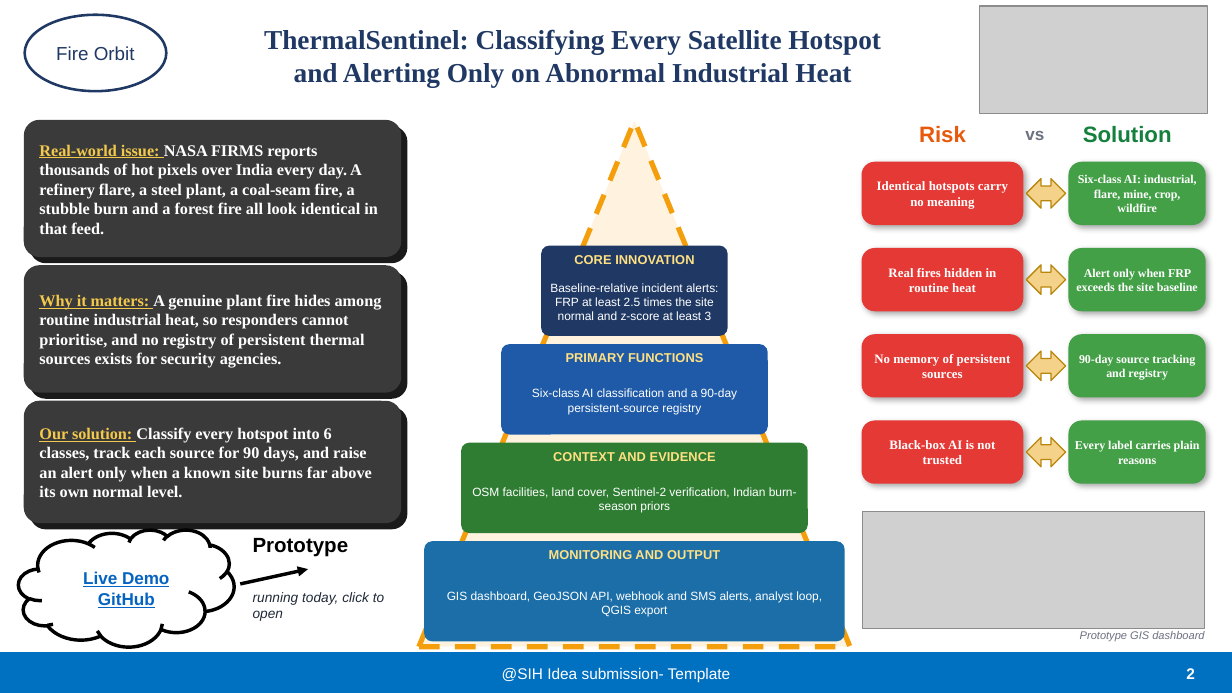
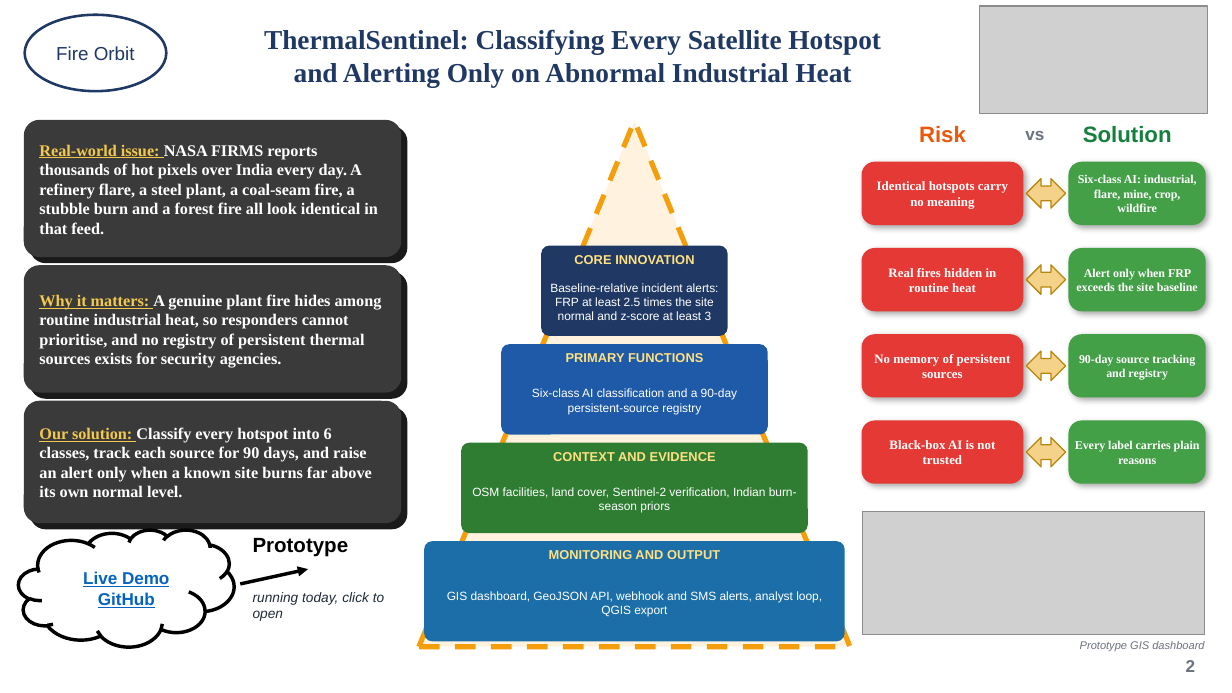
Before and after one commit to rahulskandagal/thermal-sentinel, a slide deck: slide 2 of docs/fix/FireOrbit_SIH26162_ThermalSentinel.pptx. Drawn at 1232x693 pixels with LibreOffice and Linux fonts; fonts in the diff are those of the drawing; grey boxes stand for pictures. Boxes give left, top, right and bottom in pixels: in the first picture for what was removed or moved away, otherwise in the second. Text is boxed around its words. In the diff, an @@ line names an element or a change of style, - is before the commit and + after.

```diff
--- a/docs/fix/FireOrbit_SIH26162_ThermalSentinel.pptx
+++ b/docs/fix/FireOrbit_SIH26162_ThermalSentinel.pptx
@@ picture: place and size @@
-picture at (862, 511, 1205, 628)
+picture at (862, 511, 1205, 634)
@@ rectangle removed at (0, 653, 1232, 693) @@
@@ text "Prototype GIS dashboard": place and size @@
-text "Prototype GIS dashboard" at (1080, 631, 1204, 641)
+text "Prototype GIS dashboard" at (1080, 641, 1204, 651)
@@ text "2": place and size @@
-text "2" at (1186, 668, 1195, 679)
+text "2" at (1186, 660, 1196, 672)
@@ text "2" at (1186, 660, 1196, 672): size 9 to 10 pt, text colour #FFFFFF to #6B7280 @@
@@ text removed at (502, 667, 731, 682) @@
-@SIH Idea submission- Template
```
Also in this commit, not shown: 5 other slides changed, 3 other files.
